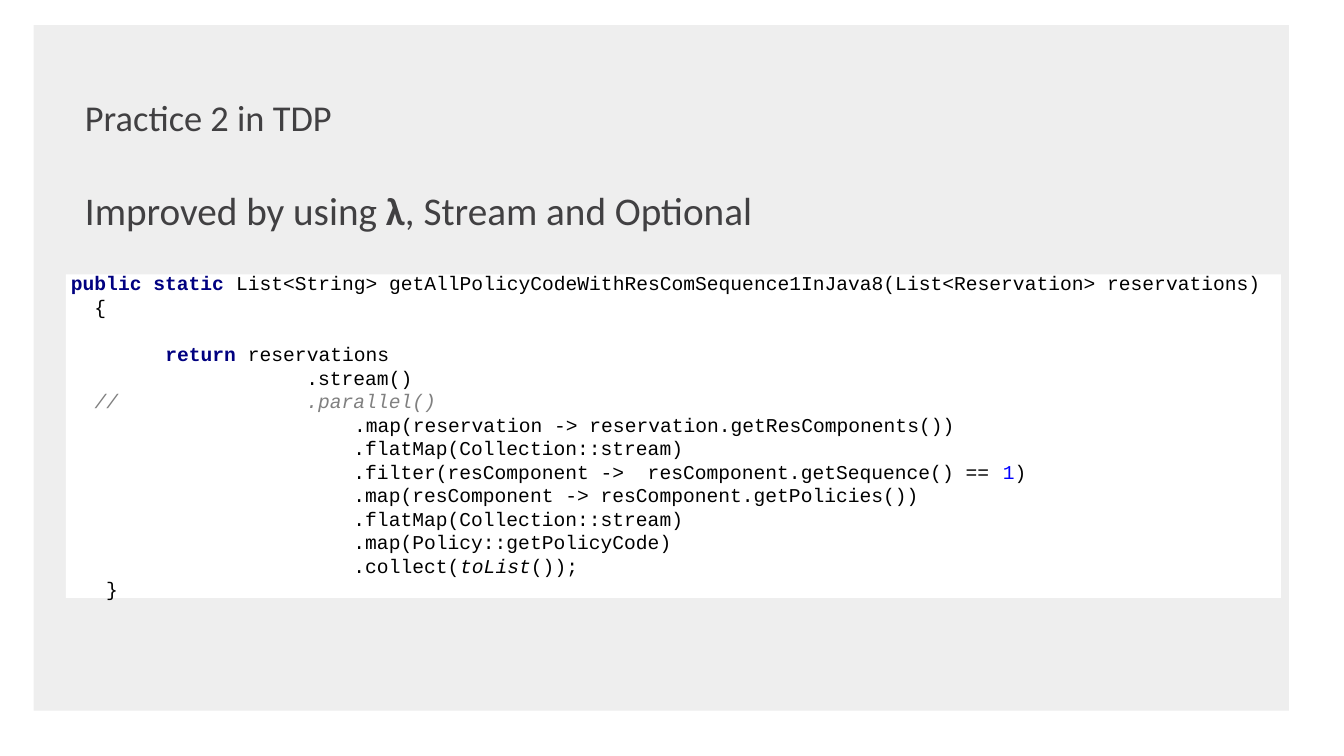
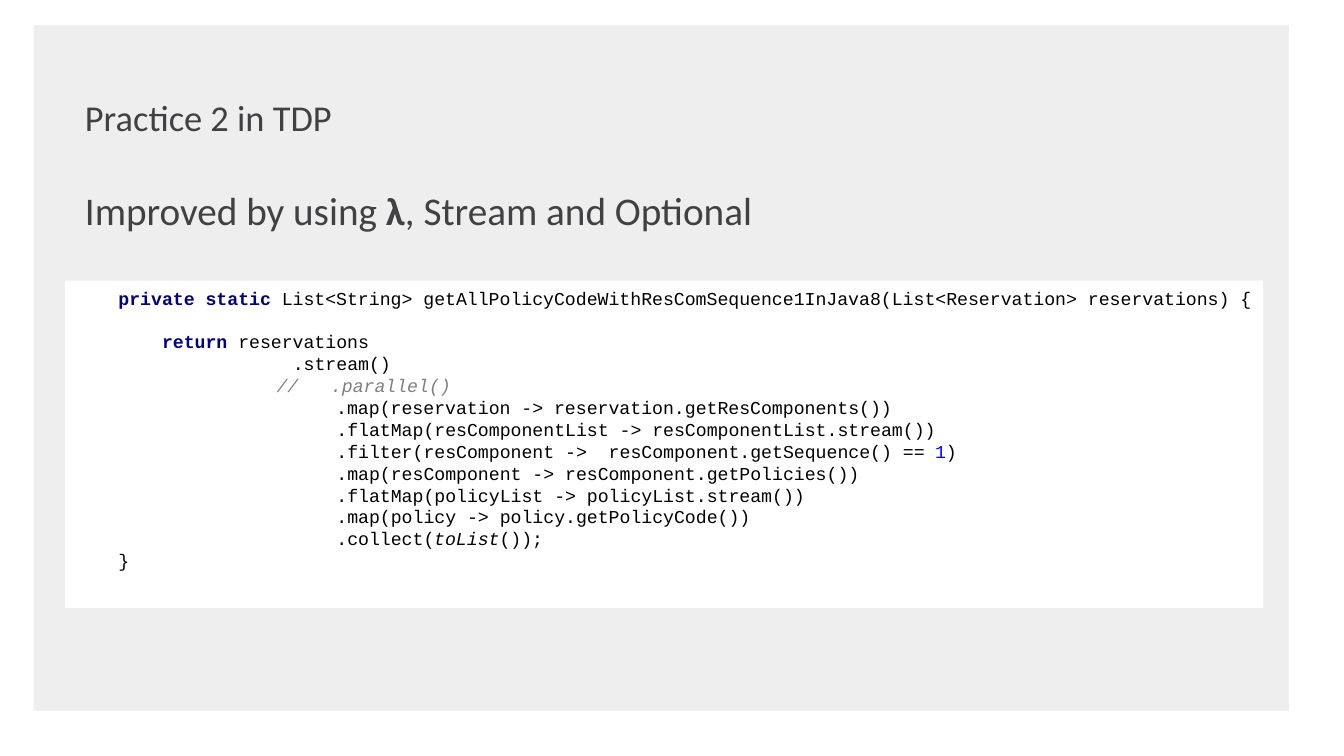
Before and after one commit to shaojie-xu-kp/Java8_lunch_learn, a slide deck: slide 43 of Java 8 & TDP.pptx. Drawn at 1344x756 pixels with LibreOffice and Linux fonts; fonts in the diff are those of the drawing; background and template pictures are left out. Boxes give left, top, right and bottom in pixels: in the first picture for what was removed or moved away, otherwise in the second. Text is boxed around its words. In the diff, an @@ line names an element or a change of style, - is before the commit and + after.

```diff
--- a/Java 8 & TDP.pptx
+++ b/Java 8 & TDP.pptx
@@ rectangle "private static List<String> getAllPolicyCodeWithResComSequen ...": place and size @@
-rectangle "private static List<String> getAllPolicyCodeWithResComSequen ..." at box(66, 274, 1280, 598)
+rectangle "private static List<String> getAllPolicyCodeWithResComSequen ..." at box(65, 280, 1263, 608)
@@ text in rectangle at box(118, 292, 1230, 549): text changed; size 14 to 13 pt @@
-public static List<String> getAllPolicyCodeWithResComSequence1InJava8(List<Reservation> reservations)
-{
-return reservations
-.stream()
-// .parallel()
-.map(reservation -> reservation.getResComponents())
-.flatMap(Collection::stream)
-.filter(resComponent -> resComponent.getSequence() == 1)
-.map(resComponent -> resComponent.getPolicies())
-.flatMap(Collection::stream)
-.map(Policy::getPolicyCode)
-.collect(toList());
-}
+private static List<String> getAllPolicyCodeWithResComSequence1InJava8(List<Reservation> reservations) {
+return reservations
+.stream()
+// .parallel()
+.map(reservation -> reservation.getResComponents())
+.flatMap(resComponentList -> resComponentList.stream())
+.filter(resComponent -> resComponent.getSequence() == 1)
+.map(resComponent -> resComponent.getPolicies())
+.flatMap(policyList -> policyList.stream())
+.map(policy -> policy.getPolicyCode())
+.collect(toList());
+}
```
Also in this commit, not shown: 1 other slide changed, 1 other file.
